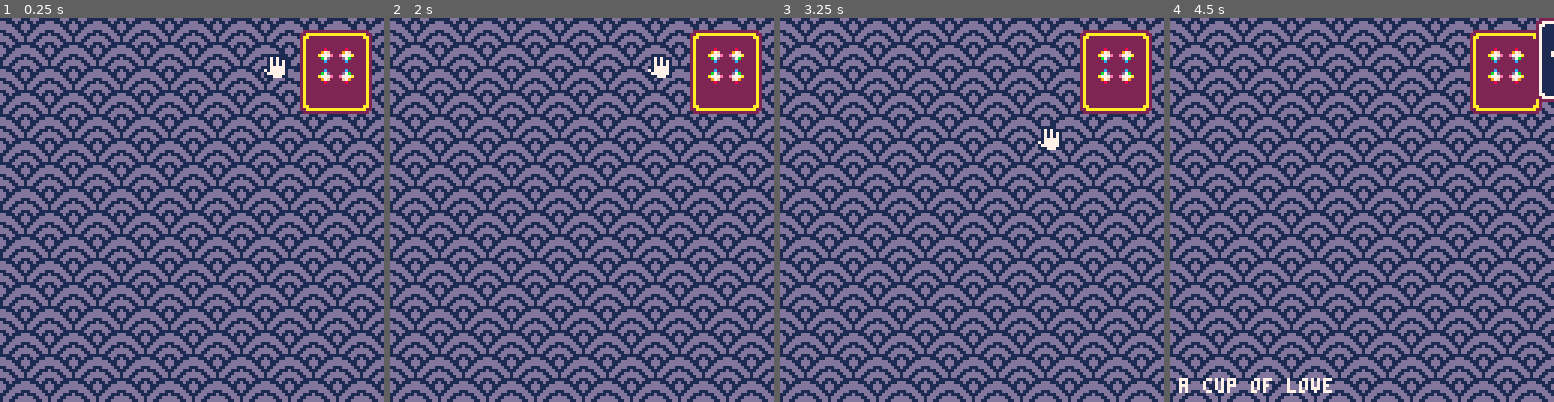
Above: before the commit, frames 1-4 (left to right).
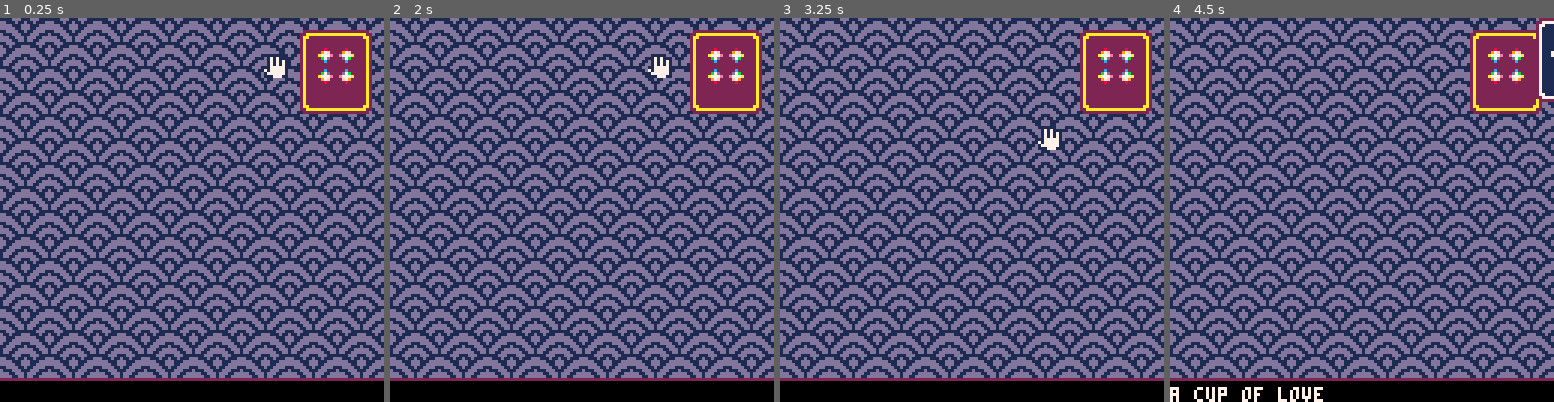
Above: after the commit, the same moments.

Repository: alxgnon/pico-8
Game: PICO-8 cartridge tarot.p8
The game is run twice, just before and just after one commit, with the same random seed, the same clock (stepped at 60 frames per second) and the same inputs.
Inputs:
- Up to frame 1 (0.25 s): no input
- Up to frame 2 (2 s): tap O (Z key) at 0.33, 0.7, 1.43 s; tap X (X key) at 1.07 s; hold Left from 1.97 s (still down)
- Up to frame 3 (3.25 s): tap X (X key) every 0.33 s from 2.07 to 3.07 s; tap O (Z key) at 2.22, 3.1 s; release Left at 2.37 s; hold Down 2.42-2.82 s; hold Right from 2.87 s (still down)
- Up to frame 4 (4.5 s): tap X (X key) every 0.33 s from 3.4 to 4.4 s; release Right at 3.53 s; hold Up 3.58-4.08 s; tap O (Z key) at 3.98 s; hold Right from 4.13 s (still down)

The runs differ from the first frame. In frame 1, 6.2% of the frame differs, in the area x 0-100%, y 93-100%; in frame 2, 6.2%; in frame 3, 6.2%; in frame 4, 6.2%.

Commit message:
tarot: definition border

Diff:
--- a/tarot.p8
+++ b/tarot.p8
@@ -134,6 +134,7 @@
 end
 
 function _draw()
+	cls(0)
 	map(0,0,0,0,16,16)
 
 	for card in all(deck) do
@@ -148,7 +149,7 @@
 	end
 
 	if hand.card and hand.card.f then
-	 print(hand.card.def, 3, 120, 7)
+	 print(hand.card.def, 0, 123, 7)
 	else
  	for i=#deck,1,-1 do
  		local card = deck[i]
@@ -158,7 +159,7 @@
  				hand.x < card.x + 26 and
  				hand.y > card.y and
  				hand.y < card.y + 28 then
- 			print(card.def, 3, 120, 7)
+ 			print(card.def, 0, 123, 7)
  			break
  		end
  	end
@@ -277,7 +278,7 @@
 00000000000000000000000000000000111111111111111111111111111111111111111111111111111171111711111111117111171111111111711171117111
 00000000000000000000000000000000111111111111111111111111111111111111111111111111111171111711111111117111171111111111711171117111
 00000000000000000000000000000000111111111111111111111111111111111111111111111111111111111111111111111111111111111111111111111111
-00000000000000000000000000000000999999999999999999999999999999999999999999999999999999999999999999999999999999999999999999999999
+22222222000000000000000000000000999999999999999999999999999999999999999999999999999999999999999999999999999999999999999999999999
 00000000000000000000000000000000900000000000000990000000000000099000000000000009900000000000000990000000000000099000000000000009
 00000000000000000000000000000000900000000000000990000000000000099000000000000009900000000000000990000000000000099000000000000009
 00000000000000000000000000000000900000000000000990000000000000099000000000000009900000000000000990000000000000099000000000000009
@@ -313,150 +314,150 @@
 4041424340414243404142434041424300000000000000000000000000000000000000000000000000000000000000000000000000000000000000000000000000000000000000000000000000000000000000000000000000000000000000000000000000000000000000000000000000000000000000000000000000000000
 5051525350515253505152535051525300000000000000000000000000000000000000000000000000000000000000000000000000000000000000000000000000000000000000000000000000000000000000000000000000000000000000000000000000000000000000000000000000000000000000000000000000000000
 6061626360616263606162636061626300000000000000000000000000000000000000000000000000000000000000000000000000000000000000000000000000000000000000000000000000000000000000000000000000000000000000000000000000000000000000000000000000000000000000000000000000000000
-7071727370717273707172737071727300000000000000000000000000000000000000000000000000000000000000000000000000000000000000000000000000000000000000000000000000000000000000000000000000000000000000000000000000000000000000000000000000000000000000000000000000000000
-0000000000000000000000000000000000000000000000000000000000000000000000000000000000000000000000000000000000000000000000000000000000000000000000000000000000000000000000000000000000000000000000000000000000000000000000000000000000000000000000000000000000000000
-0000000000000000000000000000000000000000000000000000000000000000000000000000000000000000000000000000000000000000000000000000000000000000000000000000000000000000000000000000000000000000000000000000000000000000000000000000000000000000000000000000000000000000
-0000000000000000000000000000000000000000000000000000000000000000000000000000000000000000000000000000000000000000000000000000000000000000000000000000000000000000000000000000000000000000000000000000000000000000000000000000000000000000000000000000000000000000
-0000000000000000000000000000000000000000000000000000000000000000000000000000000000000000000000000000000000000000000000000000000000000000000000000000000000000000000000000000000000000000000000000000000000000000000000000000000000000000000000000000000000000000
-0000000000000000000000000000000000000000000000000000000000000000000000000000000000000000000000000000000000000000000000000000000000000000000000000000000000000000000000000000000000000000000000000000000000000000000000000000000000000000000000000000000000000000
-0000000000000000000000000000000000000000000000000000000000000000000000000000000000000000000000000000000000000000000000000000000000000000000000000000000000000000000000000000000000000000000000000000000000000000000000000000000000000000000000000000000000000000
-0000000000000000000000000000000000000000000000000000000000000000000000000000000000000000000000000000000000000000000000000000000000000000000000000000000000000000000000000000000000000000000000000000000000000000000000000000000000000000000000000000000000000000
-0000000000000000000000000000000000000000000000000000000000000000000000000000000000000000000000000000000000000000000000000000000000000000000000000000000000000000000000000000000000000000000000000000000000000000000000000000000000000000000000000000000000000000
-0000000000000000000000000000000000000000000000000000000000000000000000000000000000000000000000000000000000000000000000000000000000000000000000000000000000000000000000000000000000000000000000000000000000000000000000000000000000000000000000000000000000000000
-0000000000000000000000000000000000000000000000000000000000000000000000000000000000000000000000000000000000000000000000000000000000000000000000000000000000000000000000000000000000000000000000000000000000000000000000000000000000000000000000000000000000000000
-0000000000000000000000000000000000000000000000000000000000000000000000000000000000000000000000000000000000000000000000000000000000000000000000000000000000000000000000000000000000000000000000000000000000000000000000000000000000000000000000000000000000000000
-0000000000000000000000000000000000000000000000000000000000000000000000000000000000000000000000000000000000000000000000000000000000000000000000000000000000000000000000000000000000000000000000000000000000000000000000000000000000000000000000000000000000000000
-0000000000000000000000000000000000000000000000000000000000000000000000000000000000000000000000000000000000000000000000000000000000000000000000000000000000000000000000000000000000000000000000000000000000000000000000000000000000000000000000000000000000000000
-0000000000000000000000000000000000000000000000000000000000000000000000000000000000000000000000000000000000000000000000000000000000000000000000000000000000000000000000000000000000000000000000000000000000000000000000000000000000000000000000000000000000000000
-0000000000000000000000000000000000000000000000000000000000000000000000000000000000000000000000000000000000000000000000000000000000000000000000000000000000000000000000000000000000000000000000000000000000000000000000000000000000000000000000000000000000000000
-0000000000000000000000000000000000000000000000000000000000000000000000000000000000000000000000000000000000000000000000000000000000000000000000000000000000000000000000000000000000000000000000000000000000000000000000000000000000000000000000000000000000000000
-…(130 lines of a section not shown)…
+e0e0e0e0e0e0e0e0e0e0e0e0e0e0e0e000000000000000000000000000000000000000000000000000000000000000000000000000000000000000000000000000000000000000000000000000000000000000000000000000000000000000000000000000000000000000000000000000000000000000000000000000000000
+0000000000000000000000000000000000000000000000000000000000000000000000000000000000000000000000000000000000000000000000000000000000000000000000000000000000000000000000000000000000000000000000000000000000000000000000000000000000000000000000000000000000000000
+0000000000000000000000000000000000000000000000000000000000000000000000000000000000000000000000000000000000000000000000000000000000000000000000000000000000000000000000000000000000000000000000000000000000000000000000000000000000000000000000000000000000000000
+0000000000000000000000000000000000000000000000000000000000000000000000000000000000000000000000000000000000000000000000000000000000000000000000000000000000000000000000000000000000000000000000000000000000000000000000000000000000000000000000000000000000000000
+0000000000000000000000000000000000000000000000000000000000000000000000000000000000000000000000000000000000000000000000000000000000000000000000000000000000000000000000000000000000000000000000000000000000000000000000000000000000000000000000000000000000000000
+0000000000000000000000000000000000000000000000000000000000000000000000000000000000000000000000000000000000000000000000000000000000000000000000000000000000000000000000000000000000000000000000000000000000000000000000000000000000000000000000000000000000000000
+0000000000000000000000000000000000000000000000000000000000000000000000000000000000000000000000000000000000000000000000000000000000000000000000000000000000000000000000000000000000000000000000000000000000000000000000000000000000000000000000000000000000000000
+0000000000000000000000000000000000000000000000000000000000000000000000000000000000000000000000000000000000000000000000000000000000000000000000000000000000000000000000000000000000000000000000000000000000000000000000000000000000000000000000000000000000000000
+0000000000000000000000000000000000000000000000000000000000000000000000000000000000000000000000000000000000000000000000000000000000000000000000000000000000000000000000000000000000000000000000000000000000000000000000000000000000000000000000000000000000000000
+0000000000000000000000000000000000000000000000000000000000000000000000000000000000000000000000000000000000000000000000000000000000000000000000000000000000000000000000000000000000000000000000000000000000000000000000000000000000000000000000000000000000000000
+0000000000000000000000000000000000000000000000000000000000000000000000000000000000000000000000000000000000000000000000000000000000000000000000000000000000000000000000000000000000000000000000000000000000000000000000000000000000000000000000000000000000000000
+0000000000000000000000000000000000000000000000000000000000000000000000000000000000000000000000000000000000000000000000000000000000000000000000000000000000000000000000000000000000000000000000000000000000000000000000000000000000000000000000000000000000000000
+0000000000000000000000000000000000000000000000000000000000000000000000000000000000000000000000000000000000000000000000000000000000000000000000000000000000000000000000000000000000000000000000000000000000000000000000000000000000000000000000000000000000000000
+0000000000000000000000000000000000000000000000000000000000000000000000000000000000000000000000000000000000000000000000000000000000000000000000000000000000000000000000000000000000000000000000000000000000000000000000000000000000000000000000000000000000000000
+0000000000000000000000000000000000000000000000000000000000000000000000000000000000000000000000000000000000000000000000000000000000000000000000000000000000000000000000000000000000000000000000000000000000000000000000000000000000000000000000000000000000000000
+0000000000000000000000000000000000000000000000000000000000000000000000000000000000000000000000000000000000000000000000000000000000000000000000000000000000000000000000000000000000000000000000000000000000000000000000000000000000000000000000000000000000000000
+0000000000000000000000000000000000000000000000000000000000000000000000000000000000000000000000000000000000000000000000000000000000000000000000000000000000000000000000000000000000000000000000000000000000000000000000000000000000000000000000000000000000000000
+…(130 lines of a section not shown)…
